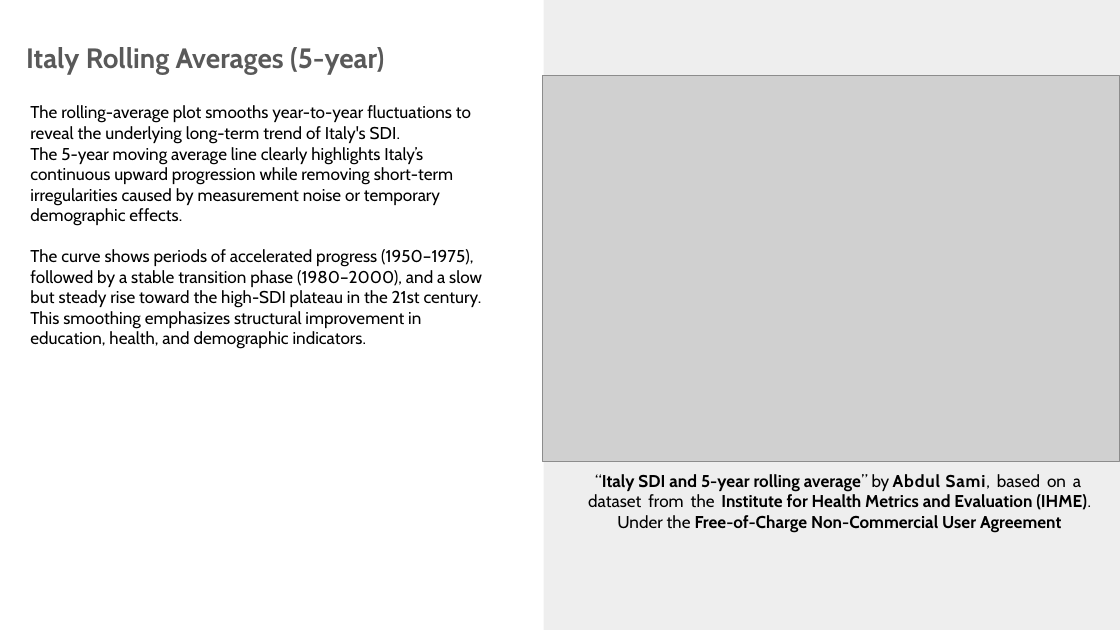
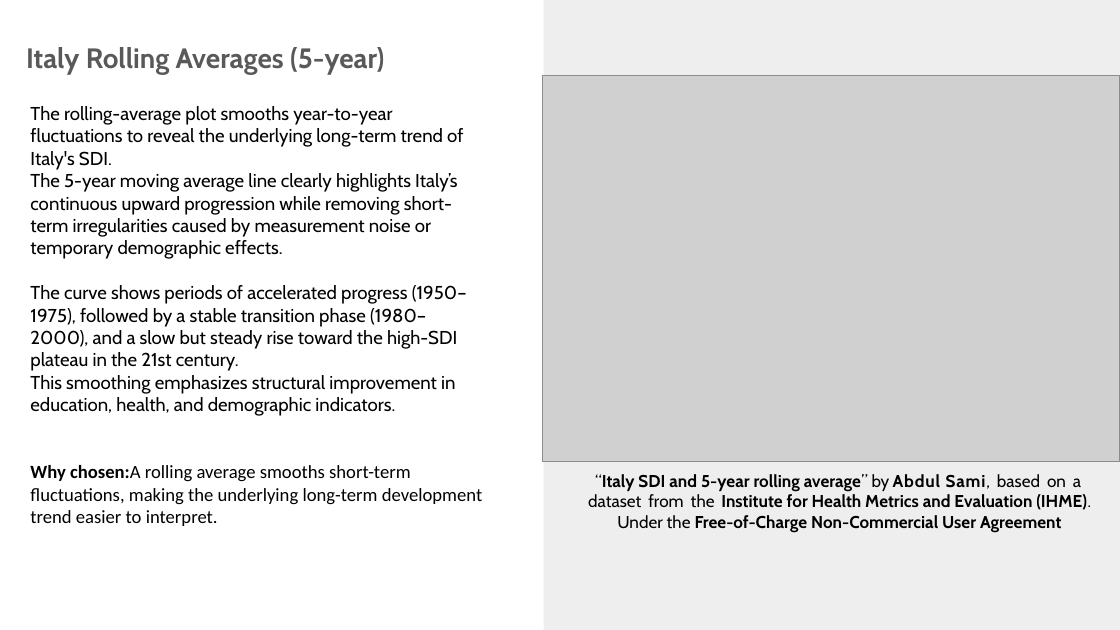
Before and after one commit to samiwadh/Global-Burden-of-Disease-Project, a slide deck: slide 14 of Data Visualization.pptx. Drawn at 1120x630 pixels with LibreOffice and Linux fonts; fonts in the diff are those of the drawing; grey boxes stand for pictures. Boxes give left, top, right and bottom in pixels: in the first picture for what was removed or moved away, otherwise in the second. Text is boxed around its words. In the diff, an @@ line names an element or a change of style, - is before the commit and + after.

```diff
--- a/Data Visualization.pptx
+++ b/Data Visualization.pptx
@@ text at box(30, 106, 467, 416): size 11 to 12 pt in "The rolling-average plot smooths year-to-year fluctuations t ...", "The curve shows periods of accelerated progress ..." @@
@@ text at box(30, 465, 482, 526): paragraph added @@
+Why chosen:A rolling average smooths short-term fluctuations, making the underlying long-term development trend easier to interpret.
```
Also in this commit, not shown: 12 other slides changed.
